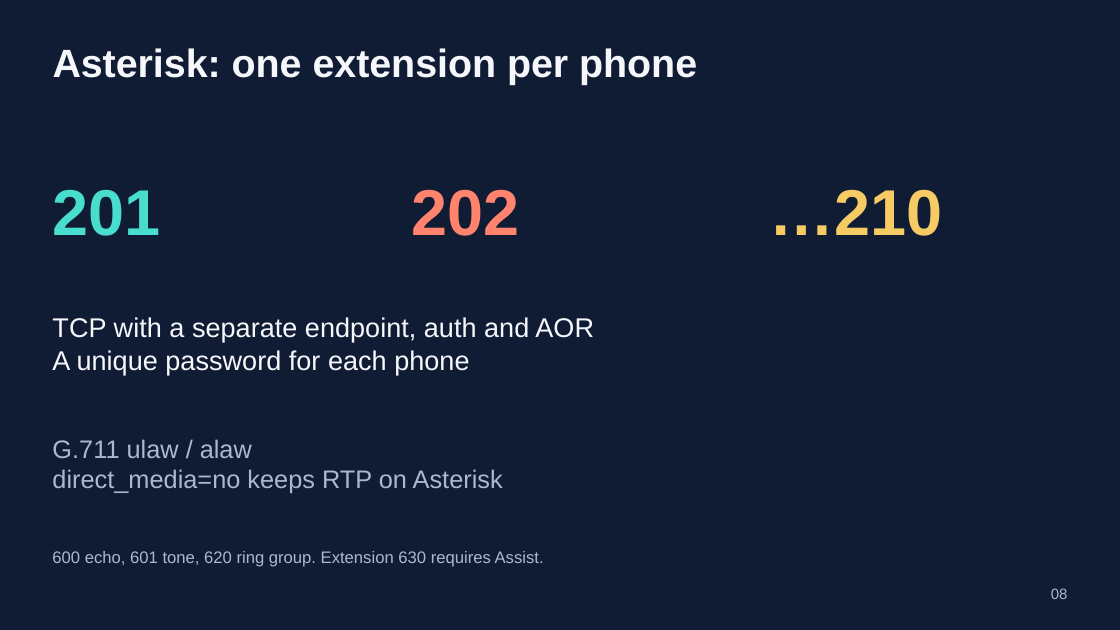
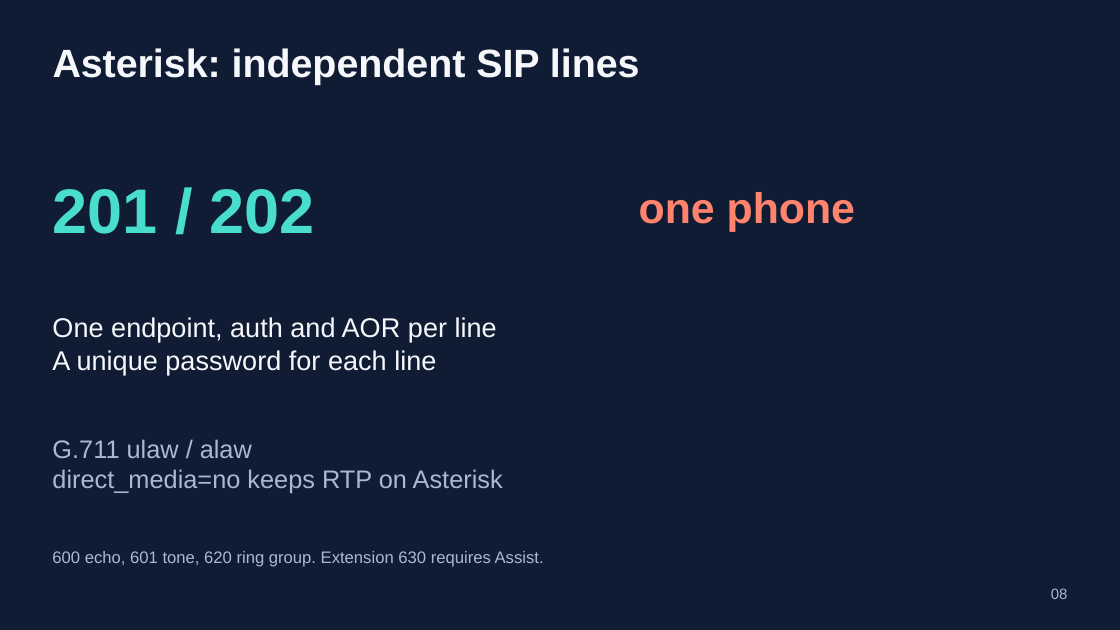
Before and after one commit to 4alvit/cisco-home-telephony, a slide deck: slide 8 of docs/slides/cisco-home-telephony.pptx. Drawn at 1120x630 pixels with LibreOffice and Linux fonts; fonts in the diff are those of the drawing. Boxes give left, top, right and bottom in pixels: in the first picture for what was removed or moved away, otherwise in the second. Text is boxed around its words. In the diff, an @@ line names an element or a change of style, - is before the commit and + after.

Commit message:
Add controlled external SIP access and English phone guides

```diff
--- a/docs/slides/cisco-home-telephony.pptx
+++ b/docs/slides/cisco-home-telephony.pptx
@@ text at [53,48,640,85]: text changed @@
-Asterisk: one extension per phone
+Asterisk: independent SIP lines
@@ text at [52,189,315,234]: text changed; size 55.5 to 54 pt @@
-201
+201 / 202
@@ text removed at [411,189,519,236] @@
-202
@@ text added at [639,192,855,232], 36.8 pt, text #FF836D, bold @@
+one phone
@@ text removed at [770,189,943,236] @@
-…210
@@ text at [52,317,497,375]: text changed @@
-TCP with a separate endpoint, auth and AOR
-A unique password for each phone
+One endpoint, auth and AOR per line
+A unique password for each line
```
Also in this commit, not shown: 2 other slides changed, 4 slides added, 24 other files.
